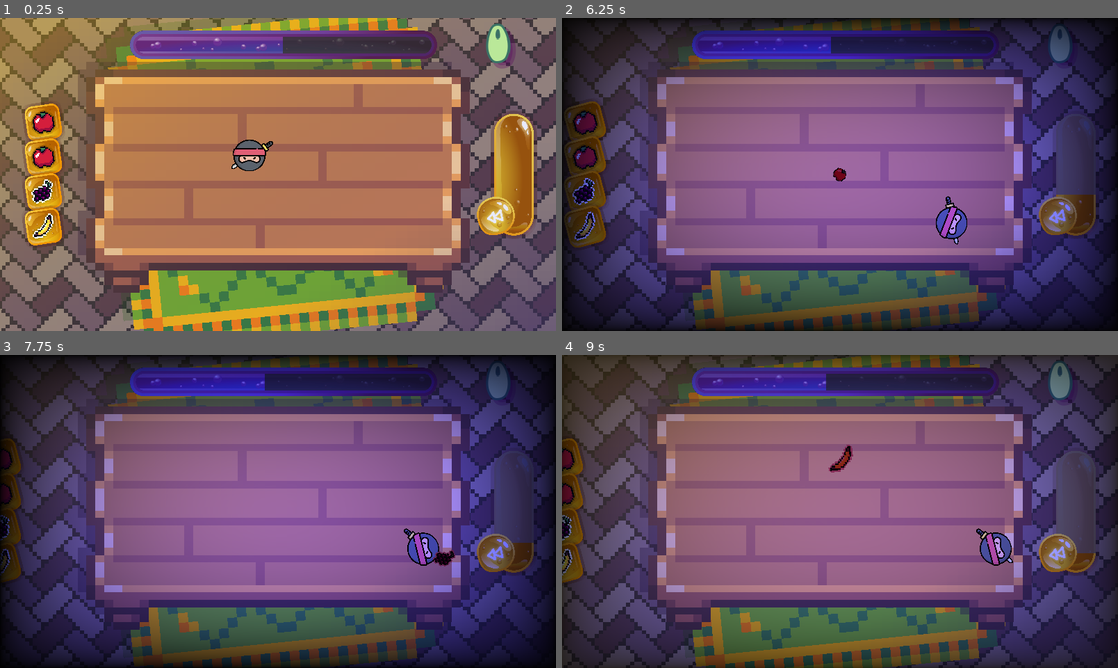
Above: before the commit, frames 1-4 (two rows, left to right).
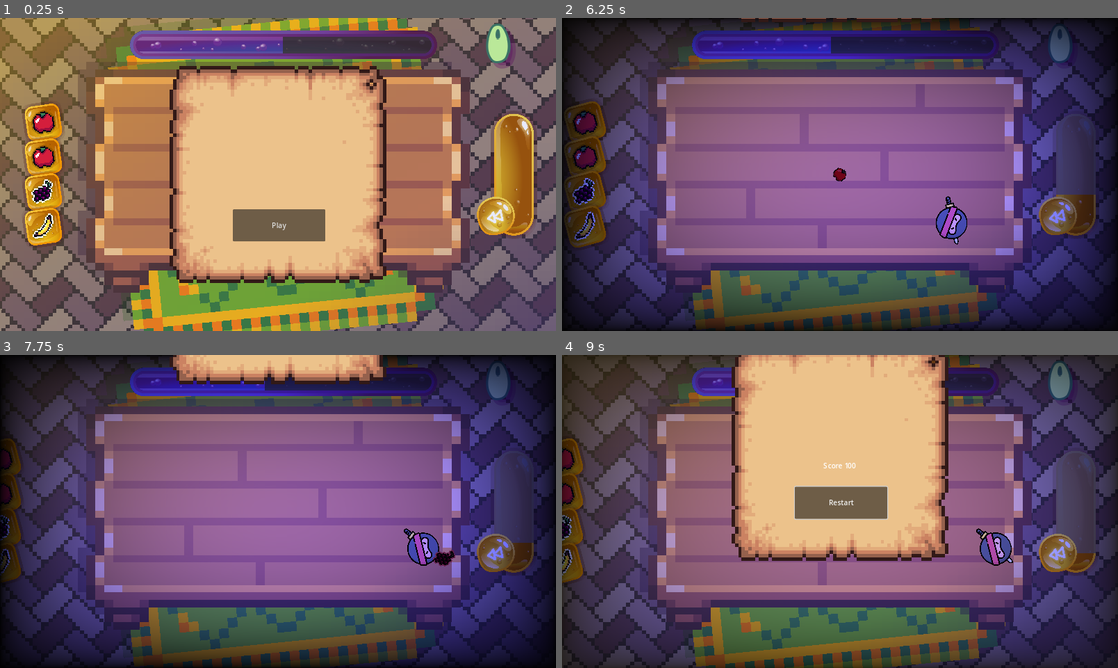
Above: after the commit, the same moments.

Repository: alexg-lviv/FruitTheNinja
Game: Godot game, scene res://src/GameField/MainScene.tscn
Same seed, same stepped clock (60 frames per second), same inputs: the game is played once before the commit and once after it.
Inputs (mouse positions are in pixels of both pictures, inside the frame that each line leads up to):
- Up to frame 1 (0.25 s): no input
- Up to frame 2 (6.25 s): click (840, 224) at 0.5 s, where only the run after the commit has a clickable "Play"; click (606, 121) at 1.27 s; click (606, 121) at 2.02 s; click (606, 121) at 2.77 s; move the mouse to (962, 158) at 3.52 s; hold Space (slowmo) 3.53-4.28 s; click (962, 158) at 3.67 s; move the mouse to (728, 190) at 4.27 s; click (728, 190) at 4.35 s; tap Space (slowmo) at 4.55, 6.05 s; move the mouse to (895, 105) at 5.02 s; hold Space (slowmo) 5.03-5.78 s; tap 1 (projectile_1) at 5.1 s; click (895, 105) at 5.17 s; move the mouse to (840, 174) at 5.77 s; tap 2 (projectile_2) at 5.85 s; click (840, 174) at 5.92 s
- Up to frame 3 (7.75 s): click (278, 367) at 6.5 s, where only the run after the commit has a clickable "Restart"; move the mouse to (444, 558) at 7.27 s; hold Space (slowmo) from 7.28 s (still down); tap 3 (projectile_3) at 7.35 s; click (444, 558) at 7.42 s
- Up to frame 4 (9 s): move the mouse to (673, 464) at 8.02 s; release Space (slowmo) at 8.03 s; tap 4 (projectile_4) at 8.1 s; click (673, 464) at 8.17 s; tap Space (slowmo) at 8.3 s; click (840, 458) at 8.75 s, where only the run after the commit has a clickable "Restart"

The runs differ from the first frame. In frame 1, 26% of the frame differs, in the area x 30-70%, y 15-85%; in frame 2, 0.2%; in frame 3, 3.4%; in frame 4, 25%.

Commit message:
Added menus to main

Diff:
--- a/src/GameField/MainScene.gd
+++ b/src/GameField/MainScene.gd
@@ -94,6 +94,7 @@
 					$ChooseSound.play()
 					_preview.queue_free()
 					await _preview.tree_exited
+					$CanvasLayer2/ReStartMenu.activate(100)
 				launch_butt($VBoxLeft.get_child(_actions[action]).get_child(0))
 
 	if event.is_action_pressed("ui_cancel") and _preview != null:
--- a/src/GameField/MainScene.tscn
+++ b/src/GameField/MainScene.tscn
@@ -18,8 +18,10 @@
 [ext_resource type="Texture2D" uid="uid://dmmhuhrc3aeyk" path="res://assets/butts/white_progress.png" id="13_cpx6l"]
 [ext_resource type="AudioStream" uid="uid://nfe4gqc5mmlw" path="res://assets/sound/main_theme.mp3" id="13_i32sq"]
 [ext_resource type="AudioStream" uid="uid://ivt3wq4v43hr" path="res://assets/sound/whoosh.mp3" id="14_dq7sr"]
+[ext_resource type="PackedScene" uid="uid://b0kybw6rn7uxf" path="res://src/UI/ReStartMenu.tscn" id="16_74gi2"]
 [ext_resource type="PackedScene" uid="uid://cn2jakqvd7uo8" path="res://src/UI/ScoreLabel.tscn" id="17_7xhf0"]
 [ext_resource type="AudioStream" uid="uid://did4nbqxpep0f" path="res://assets/sound/click.mp3" id="20_ch82q"]
+[ext_resource type="PackedScene" uid="uid://bfo0bua2emarb" path="res://src/UI/StartMenu.tscn" id="21_m5yun"]
 
 [sub_resource type="ShaderMaterial" id="ShaderMaterial_3y4aj"]
 shader = ExtResource("4_7j0s5")
@@ -290,6 +292,13 @@
 "": SubResource("AnimationLibrary_vg6rx")
 }
 
+[node name="CanvasLayer2" type="CanvasLayer" parent="."]
+layer = 100
+
+[node name="StartMenu2" parent="CanvasLayer2" instance=ExtResource("21_m5yun")]
+
+[node name="ReStartMenu" parent="CanvasLayer2" instance=ExtResource("16_74gi2")]
+
 [node name="CanvasLayer" type="CanvasLayer" parent="."]
 
 [node name="SlowMoEffect" parent="CanvasLayer" instance=ExtResource("11_0i5gp")]
--- a/src/Singletons/signals.gd
+++ b/src/Singletons/signals.gd
@@ -3,4 +3,6 @@
 signal camera_shake_requested(amp, dur)
 signal frame_freeze_requested(delay)
 
+signal menu_start_button_pressed
+
 signal fruit_hit(damage: int, impact_pos: Vector2)
--- /dev/null
+++ b/src/UI/ReStartMenu.gd
@@ -0,0 +1,15 @@
+extends Control
+
+
+func activate(score: int):
+	$AnimationPlayer.play("appear")
+	get_parent().visible = true
+
+	$TextureRect/Label.text = "Score %s" % str(score)
+
+
+func _on_button_pressed():
+	$AnimationPlayer.play("dissapear")
+	await $AnimationPlayer.animation_finished
+	get_parent().visible = false
+	Signals.emit_signal("menu_start_button_pressed")
--- /dev/null
+++ b/src/UI/ReStartMenu.tscn
@@ -0,0 +1,126 @@
+[gd_scene load_steps=7 format=3 uid="uid://b0kybw6rn7uxf"]
+
+[ext_resource type="Script" path="res://src/UI/ReStartMenu.gd" id="1_rmx5q"]
+[ext_resource type="Texture2D" uid="uid://sb1xs8vby8pl" path="res://assets/menu/Interface-1.png.png" id="2_j3p0f"]
+
+[sub_resource type="Animation" id="Animation_oc7j2"]
+resource_name = "FUCK"
+length = 0.001
+tracks/0/type = "value"
+tracks/0/imported = false
+tracks/0/enabled = true
+tracks/0/path = NodePath(".:position")
+tracks/0/interp = 1
+tracks/0/loop_wrap = true
+tracks/0/keys = {
+"times": PackedFloat32Array(0),
+"transitions": PackedFloat32Array(1),
+"update": 0,
+"values": [Vector2(0, -720)]
+}
+
+[sub_resource type="Animation" id="Animation_e4a12"]
+resource_name = "dissapear"
+length = 0.5
+tracks/0/type = "value"
+tracks/0/imported = false
+tracks/0/enabled = true
+tracks/0/path = NodePath(".:position")
+tracks/0/interp = 1
+tracks/0/loop_wrap = true
+tracks/0/keys = {
+"times": PackedFloat32Array(0, 0.5),
+"transitions": PackedFloat32Array(1, 1),
+"update": 0,
+"values": [Vector2(0, 0), Vector2(0, -720)]
+}
+
+[sub_resource type="Animation" id="Animation_032nb"]
+resource_name = "appear"
+length = 0.6
+tracks/0/type = "value"
+tracks/0/imported = false
+tracks/0/enabled = true
+tracks/0/path = NodePath(".:position")
+tracks/0/interp = 1
+tracks/0/loop_wrap = true
+tracks/0/keys = {
+"times": PackedFloat32Array(0, 0.5, 0.6),
+"transitions": PackedFloat32Array(0.5, 1.56917, 0.466517),
+"update": 0,
+"values": [Vector2(0, -720), Vector2(0, 20), Vector2(0, 0)]
+}
+
+[sub_resource type="AnimationLibrary" id="AnimationLibrary_ld24k"]
+_data = {
+"FUCK": SubResource("Animation_oc7j2"),
+"appear": SubResource("Animation_032nb"),
+"dissapear": SubResource("Animation_e4a12")
+}
+
+[node name="ReStartMenu" type="Control"]
+layout_mode = 3
+anchors_preset = 15
+anchor_right = 1.0
+anchor_bottom = 1.0
+grow_horizontal = 2
+grow_vertical = 2
+script = ExtResource("1_rmx5q")
+
+[node name="TextureRect" type="TextureRect" parent="."]
+custom_minimum_size = Vector2(500, 500)
+layout_mode = 1
+anchors_preset = 8
+anchor_left = 0.5
+anchor_top = 0.5
+anchor_right = 0.5
+anchor_bottom = 0.5
+offset_left = -250.0
+offset_top = -250.0
+offset_right = 250.0
+offset_bottom = 250.0
+grow_horizontal = 2
+grow_vertical = 2
+mouse_filter = 0
+texture = ExtResource("2_j3p0f")
+stretch_mode = 4
+
+[node name="Button" type="Button" parent="TextureRect"]
+layout_mode = 1
+anchors_preset = 7
+anchor_left = 0.5
+anchor_top = 1.0
+anchor_right = 0.5
+anchor_bottom = 1.0
+offset_left = -104.0
+offset_top = -170.0
+offset_right = 109.0
+offset_bottom = -96.0
+grow_horizontal = 2
+grow_vertical = 0
+text = "Restart"
+
+[node name="Label" type="Label" parent="TextureRect"]
+layout_mode = 1
+anchors_preset = 8
+anchor_left = 0.5
+anchor_top = 0.5
+anchor_right = 0.5
+anchor_bottom = 0.5
+offset_left = -80.0
+offset_top = -6.10352e-05
+offset_right = 80.0
+offset_bottom = 63.9999
+grow_horizontal = 2
+grow_vertical = 2
+text = "Score: "
+horizontal_alignment = 1
+vertical_alignment = 1
+
+[node name="AnimationPlayer" type="AnimationPlayer" parent="."]
+autoplay = "FUCK"
+libraries = {
+"": SubResource("AnimationLibrary_ld24k")
+}
+
+[connection signal="pressed" from="TextureRect/Button" to="." method="_on_button_pressed"]
--- /dev/null
+++ b/src/UI/StartMenu.gd
@@ -0,0 +1,8 @@
+extends Control
+
+
+func _on_button_pressed():
+	$AnimationPlayer.play("dissapear")
+	await $AnimationPlayer.animation_finished
+	get_parent().visible = false
+	Signals.emit_signal("menu_start_button_pressed")
--- /dev/null
+++ b/src/UI/StartMenu.tscn
@@ -0,0 +1,92 @@
+[gd_scene load_steps=6 format=3 uid="uid://bfo0bua2emarb"]
+
+[ext_resource type="Texture2D" uid="uid://sb1xs8vby8pl" path="res://assets/menu/Interface-1.png.png" id="1_iwhsx"]
+[ext_resource type="Script" path="res://src/UI/StartMenu.gd" id="1_vcxsx"]
+
+[sub_resource type="Animation" id="Animation_e4a12"]
+resource_name = "dissapear"
+length = 0.5
+tracks/0/type = "value"
+tracks/0/imported = false
+tracks/0/enabled = true
+tracks/0/path = NodePath("TextureRect:position")
+tracks/0/interp = 1
+tracks/0/loop_wrap = true
+tracks/0/keys = {
+"times": PackedFloat32Array(0, 0.5),
+"transitions": PackedFloat32Array(1, 4.59479),
+"update": 0,
+"values": [Vector2(390, 110), Vector2(390, -530)]
+}
+
+[sub_resource type="Animation" id="Animation_oc7j2"]
+resource_name = "FUCK"
+length = 0.001
+tracks/0/type = "value"
+tracks/0/imported = false
+tracks/0/enabled = true
+tracks/0/path = NodePath("TextureRect:position")
+tracks/0/interp = 1
+tracks/0/loop_wrap = true
+tracks/0/keys = {
+"times": PackedFloat32Array(0),
+"transitions": PackedFloat32Array(1),
+"update": 0,
+"values": [Vector2(390, 110)]
+}
+
+[sub_resource type="AnimationLibrary" id="AnimationLibrary_ld24k"]
+_data = {
+"FUCK": SubResource("Animation_oc7j2"),
+"dissapear": SubResource("Animation_e4a12")
+}
+
+[node name="StartMenu" type="Control"]
+layout_mode = 3
+anchors_preset = 15
+anchor_right = 1.0
+anchor_bottom = 1.0
+grow_horizontal = 2
+grow_vertical = 2
+script = ExtResource("1_vcxsx")
+
+[node name="TextureRect" type="TextureRect" parent="."]
+custom_minimum_size = Vector2(500, 500)
+layout_mode = 1
+anchors_preset = 8
+anchor_left = 0.5
+anchor_top = 0.5
+anchor_right = 0.5
+anchor_bottom = 0.5
+offset_left = -250.0
+offset_top = -250.0
+offset_right = 250.0
+offset_bottom = 250.0
+grow_horizontal = 2
+grow_vertical = 2
+mouse_filter = 0
+texture = ExtResource("1_iwhsx")
+stretch_mode = 4
+
+[node name="Button" type="Button" parent="TextureRect"]
+layout_mode = 1
+anchors_preset = 7
+anchor_left = 0.5
+anchor_top = 1.0
+anchor_right = 0.5
+anchor_bottom = 1.0
+offset_left = -104.0
+offset_top = -170.0
+offset_right = 109.0
+offset_bottom = -96.0
+grow_horizontal = 2
+grow_vertical = 0
+text = "Play"
+
+[node name="AnimationPlayer" type="AnimationPlayer" parent="."]
+autoplay = "FUCK"
+libraries = {
+"": SubResource("AnimationLibrary_ld24k")
+}
+
+[connection signal="pressed" from="TextureRect/Button" to="." method="_on_button_pressed"]
Not shown: 1 places in src/GameField/MainScene.tscn that only renumber resources
